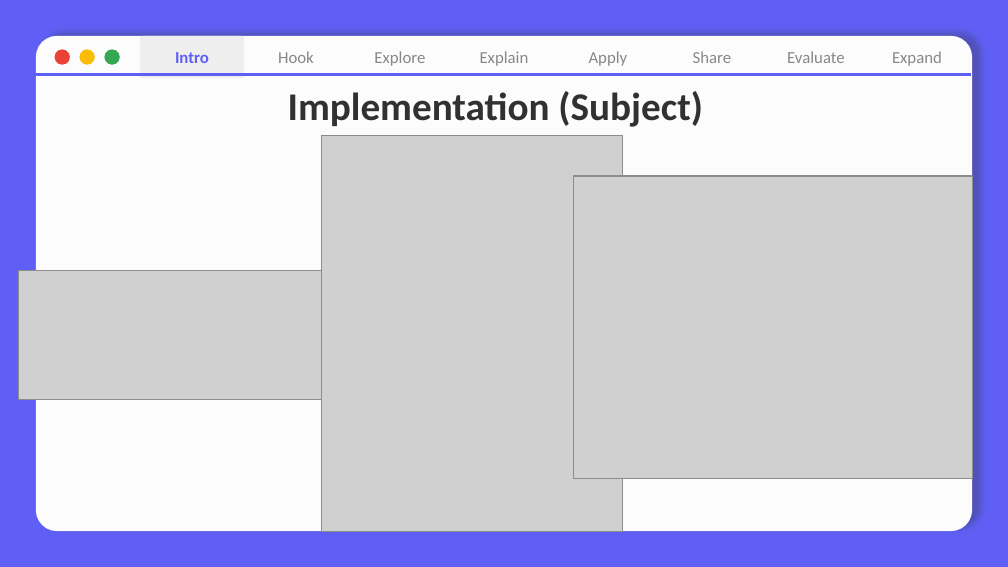
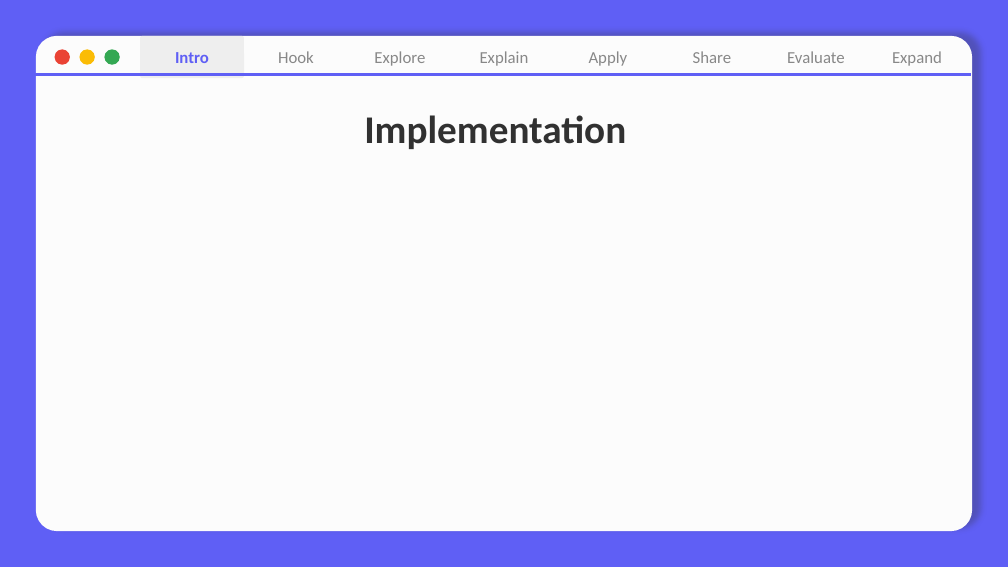
Before and after one commit to nhuhuynh1508/Design-Patterns, a slide deck: slide 9 of Observer Pattern/Observer Pattern.pptx. Drawn at 1008x567 pixels with LibreOffice and Linux fonts; fonts in the diff are those of the drawing; grey boxes stand for pictures. Boxes give left, top, right and bottom in pixels: in the first picture for what was removed or moved away, otherwise in the second. Text is boxed around its words. In the diff, an @@ line names an element or a change of style, - is before the commit and + after.

```diff
--- a/Observer Pattern/Observer Pattern.pptx
+++ b/Observer Pattern/Observer Pattern.pptx
@@ title at (364, 115, 626, 149): text changed @@
-Implementation (Subject)
+Implementation
@@ picture removed at (322, 135, 622, 531) @@
@@ picture removed at (574, 176, 973, 479) @@
@@ picture removed at (18, 270, 322, 399) @@
```
Also in this commit, not shown: 4 other slides changed, 6 slides removed, 6 other files.
